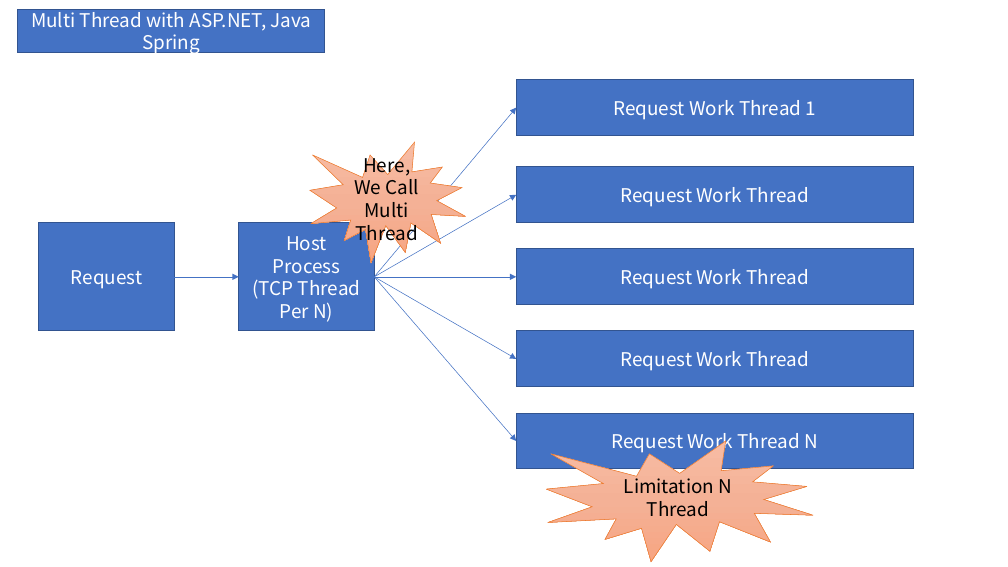
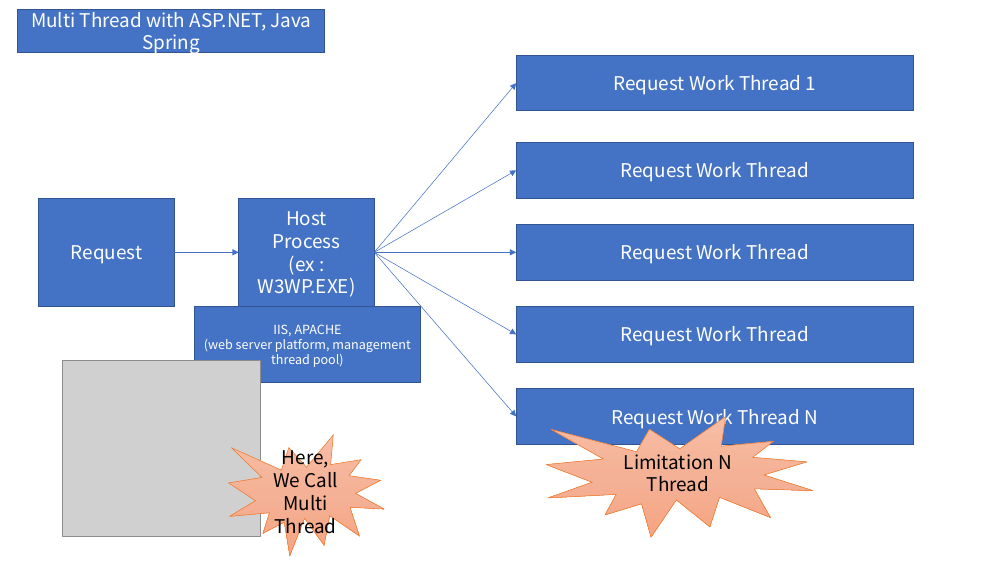
Before and after one commit to nameofSEOKWONHONG/nameofSEOKWONHONG, a slide deck: slide 1 of Application Server Architecture/blocking, non-blocking diff.pptx. Drawn at 1008x567 pixels with LibreOffice and Linux fonts; fonts in the diff are those of the drawing; grey boxes stand for pictures. Boxes give left, top, right and bottom in pixels: in the first picture for what was removed or moved away, otherwise in the second. Text is boxed around its words. In the diff, an @@ line names an element or a change of style, - is before the commit and + after.

Commit message:
update doc

```diff
--- a/Application Server Architecture/blocking, non-blocking diff.pptx
+++ b/Application Server Architecture/blocking, non-blocking diff.pptx
@@ 7 rectangles, 6 arrows, 1 irregular seal: place and size @@
-7 rectangles, 6 arrows, 1 irregular seal at (39, 79, 913, 562)
+7 rectangles, 6 arrows, 1 irregular seal at (39, 55, 913, 538)
@@ text in rectangle at (257, 255, 355, 297): text changed @@
-(TCP Thread Per N)
+(ex : W3WP.EXE)
@@ rectangle added at (195, 307, 420, 383), fill #4472C4, outline #325491 1 pt, 12 pt, text #FFFFFF @@
+IIS, APACHE
+(web server platform, management thread pool)
@@ picture added at (63, 361, 261, 536) @@
@@ irregular seal "Here, We Call Multi Thread": place and size @@
-irregular seal "Here, We Call Multi Thread" at (310, 142, 466, 263)
+irregular seal "Here, We Call Multi Thread" at (228, 435, 384, 556)
```
Also in this commit, not shown: 1 other slide changed, 1 slide added.
